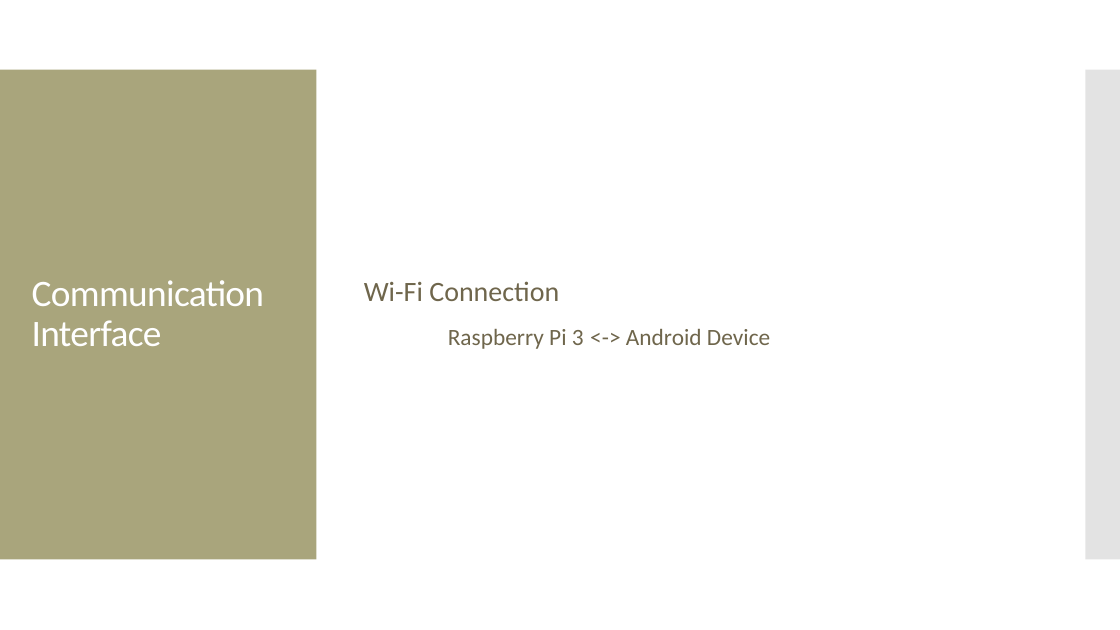
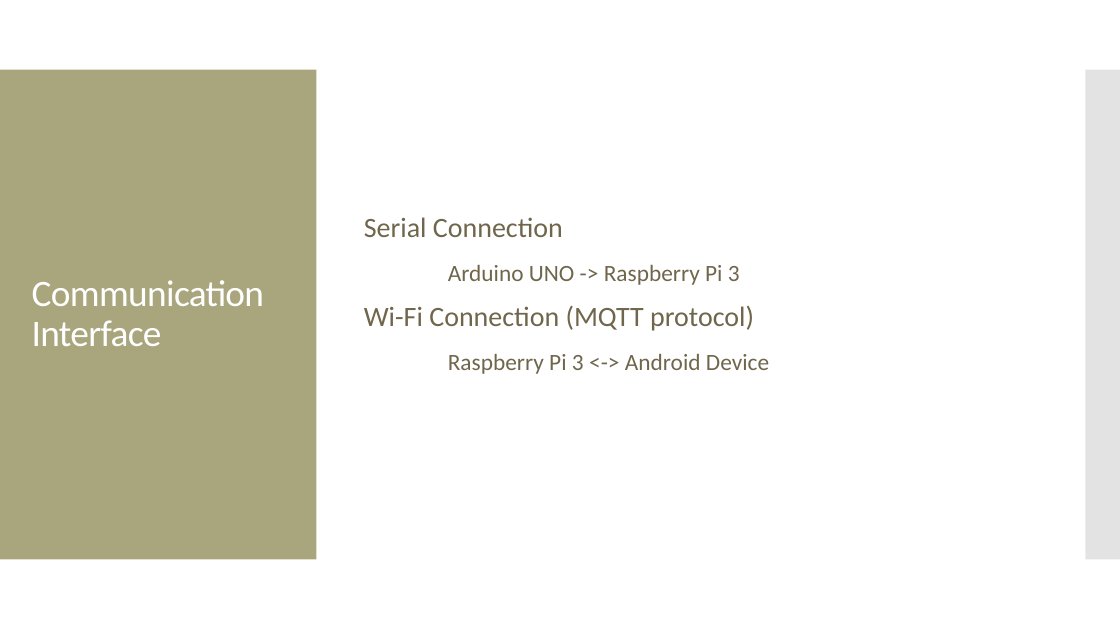
Before and after one commit to ricovalentino94/IoTProject, a slide deck: slide 4 of TeamProjectPPT.pptx. Drawn at 1120x630 pixels with LibreOffice and Linux fonts; fonts in the diff are those of the drawing. Boxes give left, top, right and bottom in pixels: in the first picture for what was removed or moved away, otherwise in the second. Text is boxed around its words. In the diff, an @@ line names an element or a change of style, - is before the commit and + after.

```diff
--- a/TeamProjectPPT.pptx
+++ b/TeamProjectPPT.pptx
@@ text at (x1=364, y1=217, x2=754, y2=331): text changed @@
-Wi-Fi Connection
+Serial Connection
+Arduino UNO -> Raspberry Pi 3
+Wi-Fi Connection (MQTT protocol)
```
Also in this commit, not shown: 2 other slides changed, 3 slides added, 1 slide removed, 5 other files.
